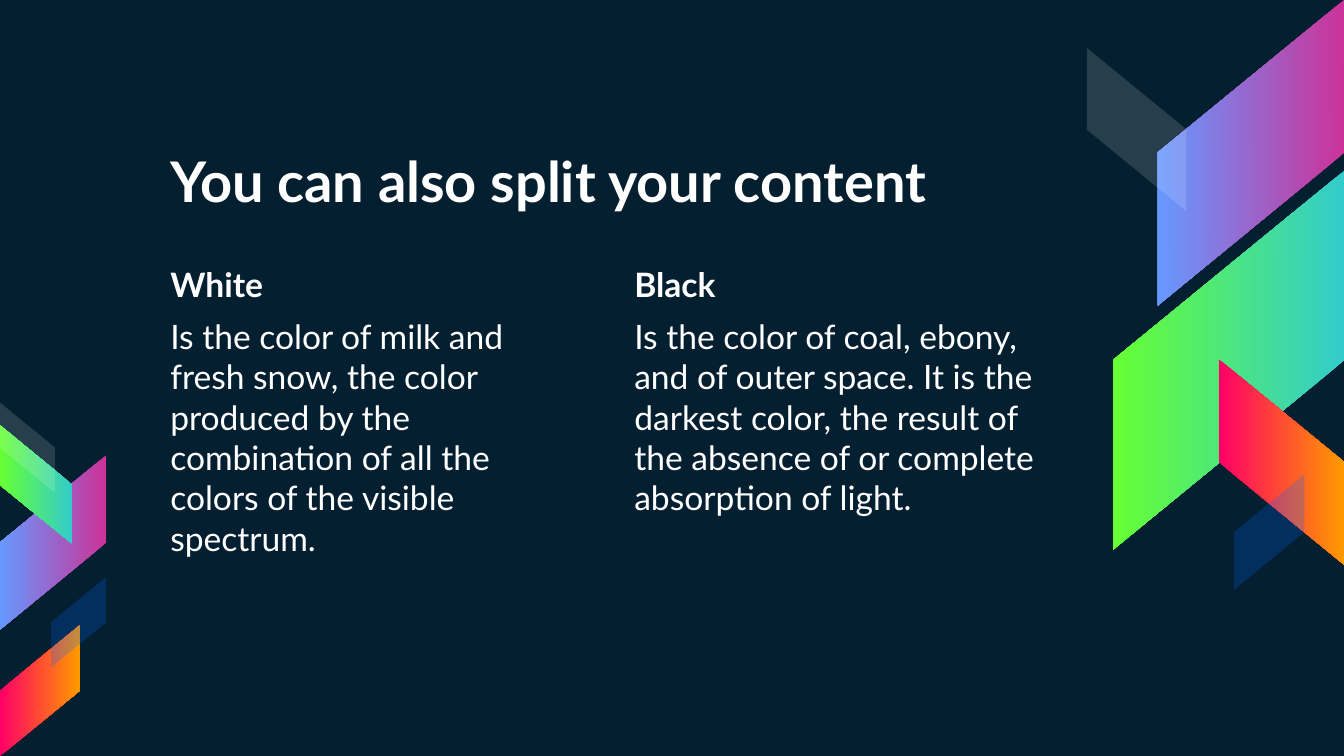
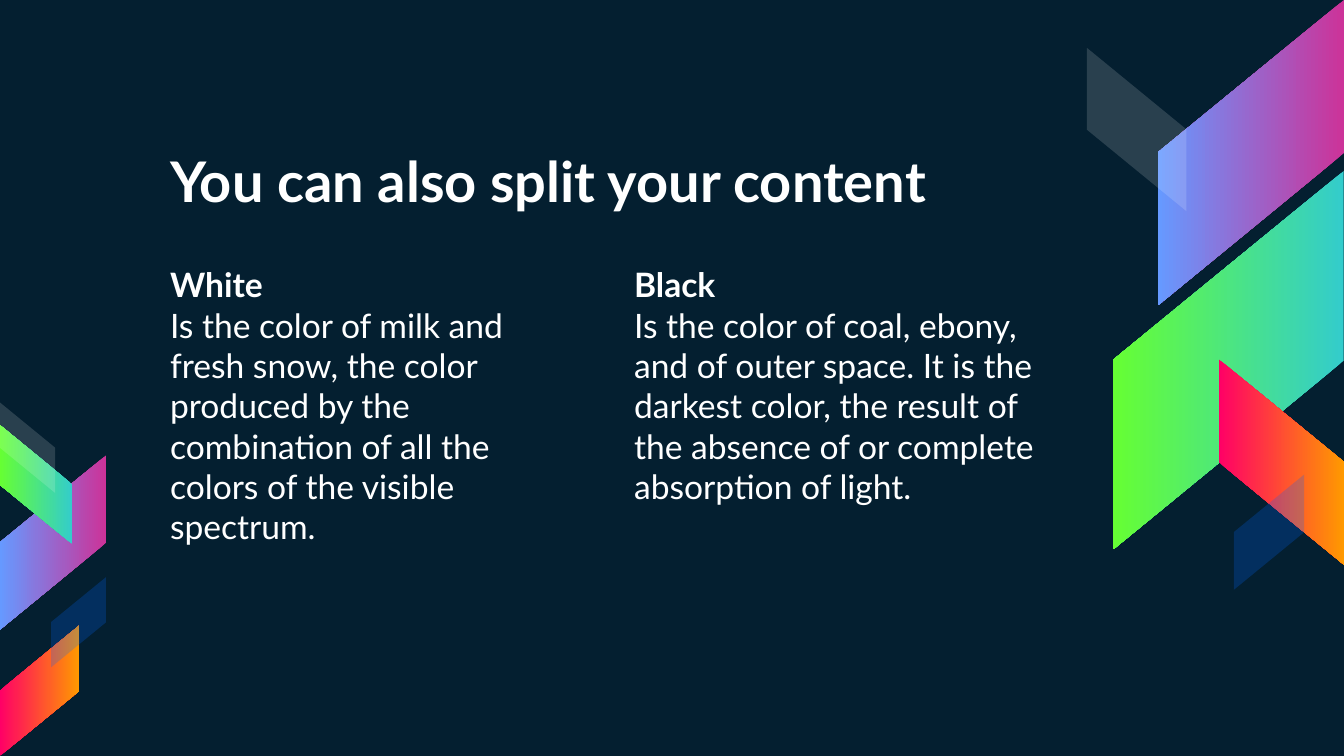
Before and after one commit to AlexJakovljevic/Gibbs-Sampling, a slide deck: slide 6 of gibbs.pptx (slide 8 before the commit). Drawn at 1344x756 pixels with LibreOffice and Linux fonts; fonts in the diff are those of the drawing. Boxes give left, top, right and bottom in pixels: in the first picture for what was removed or moved away, otherwise in the second. Text is boxed around its words. In the diff, an @@ line names an element or a change of style, - is before the commit and + after.

```diff
--- a/gibbs.pptx
+++ b/gibbs.pptx
@@ text "White" at [170, 272, 503, 545]: less space between paragraphs @@
@@ text "Black" at [634, 272, 1033, 505]: less space between paragraphs @@
```
Also in this commit, not shown: 23 other slides changed, 2 slides added, 4 slides removed.
